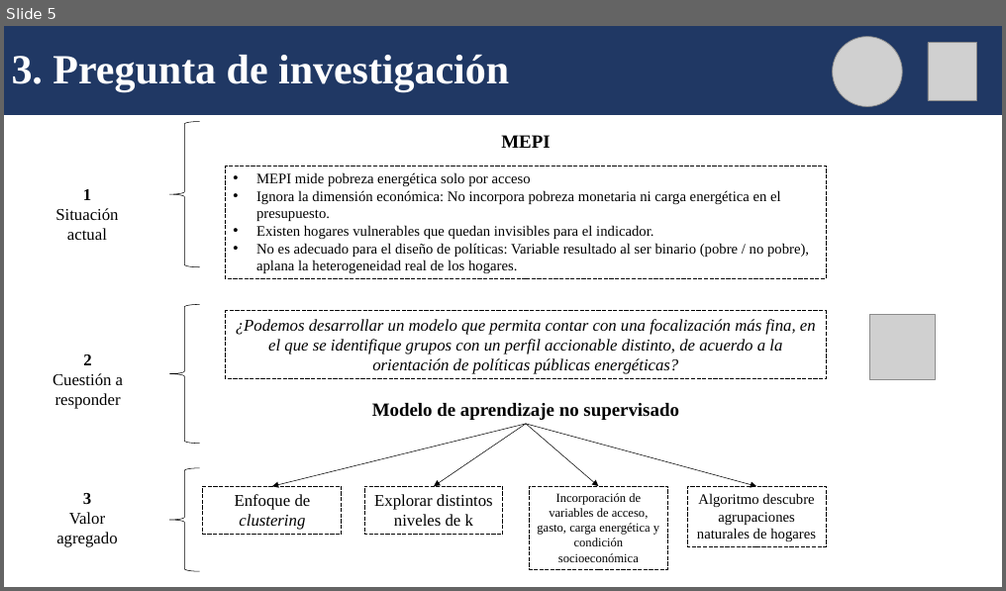
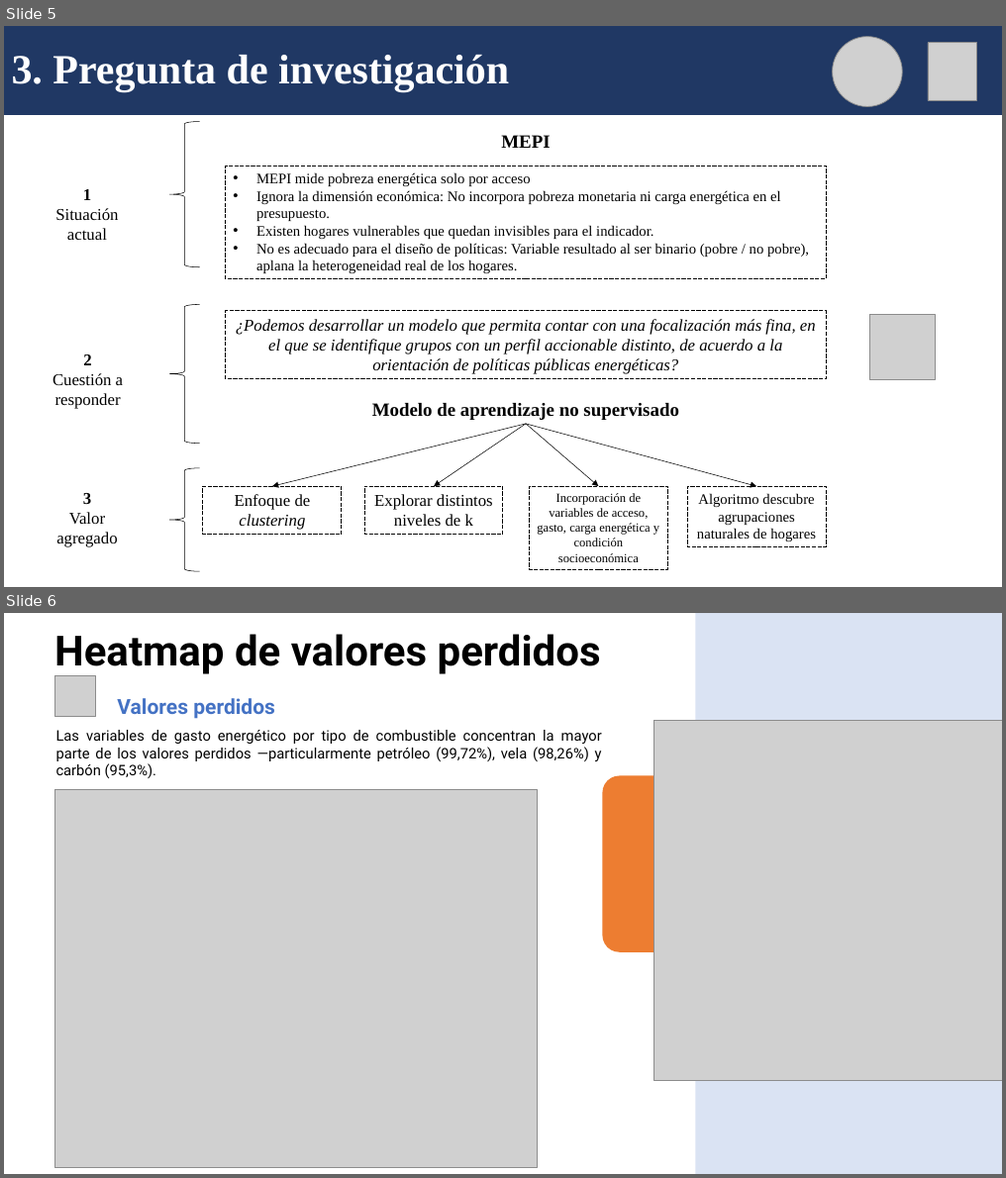
Before and after one commit to lucianoaltamirano435-rgb/Grupo_3_Trabajos_practicos, a slide deck: TP3/TP_final_Seminario_programacion.pptx. Shown one above the other, each under a label of ours: slide 5 before the commit, slides 5 and 6 after it. The pictures are 1006x591 and 1006x1178 pixels, drawn with LibreOffice and Linux fonts; fonts in the diff are those of the drawing; grey boxes stand for pictures. Boxes give left, top, right and bottom in pixels: in the first picture for what was removed or moved away, otherwise in the second. Text is boxed around its words. In the diff, an @@ line names an element or a change of style, - is before the commit and + after.

```diff
--- a/TP3/TP_final_Seminario_programacion.pptx
+++ b/TP3/TP_final_Seminario_programacion.pptx
@@ slide 6 added at bbox=[4, 613, 1002, 1174], background #FFFFFF @@
@@ text added at bbox=[54, 634, 601, 676], 40 pt, text #000000, bold @@
+Heatmap de valores perdidos
@@ rectangle added at bbox=[695, 613, 1002, 1174], fill #DAE3F3 @@
@@ picture added at bbox=[54, 675, 96, 716] @@
@@ text added at bbox=[117, 698, 275, 719], 20 pt, text #4472C4, bold @@
+Valores perdidos
@@ text added at bbox=[56, 730, 602, 778], 14 pt, text #000000 @@
+Las variables de gasto energético por tipo de combustible concentran la mayor parte de los valores perdidos —particularmente petróleo (99,72%), vela (98,26%) y carbón (95,3%).
@@ picture added at bbox=[654, 720, 1002, 1081] @@
@@ picture added at bbox=[54, 789, 537, 1167] @@
@@ rounded rectangle added at bbox=[603, 775, 789, 953], fill #ED7D31 @@
```
Also in this commit, not shown: 4 other slides added, 2 other files.
